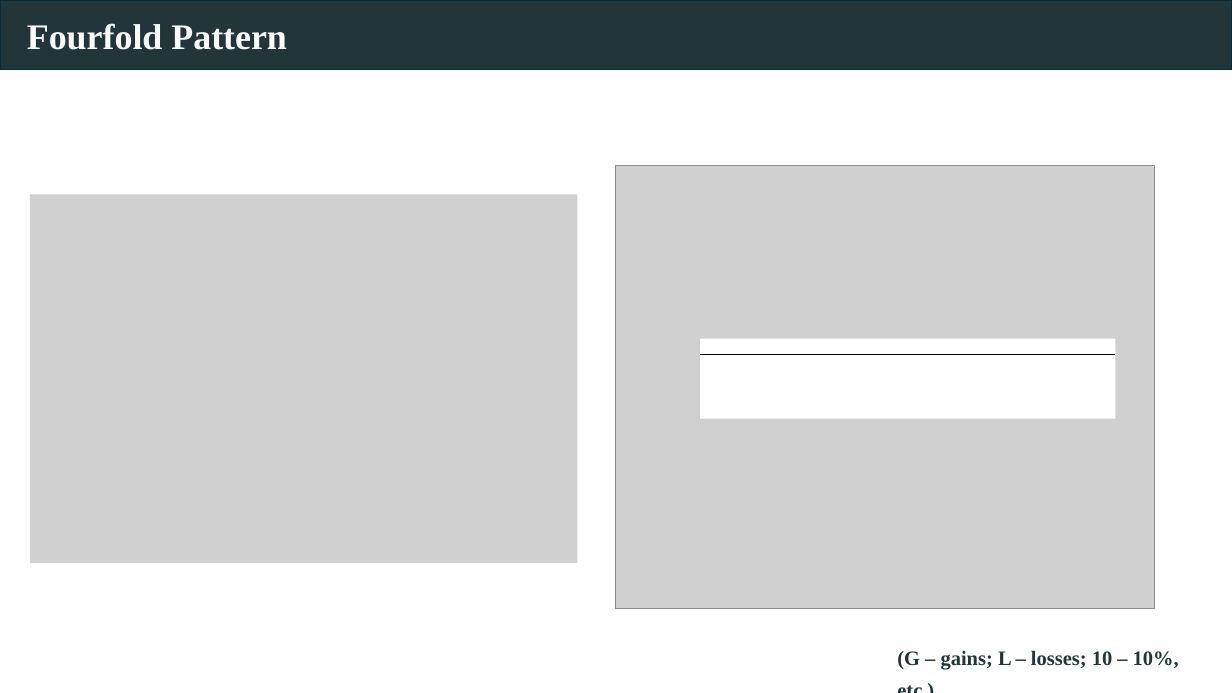
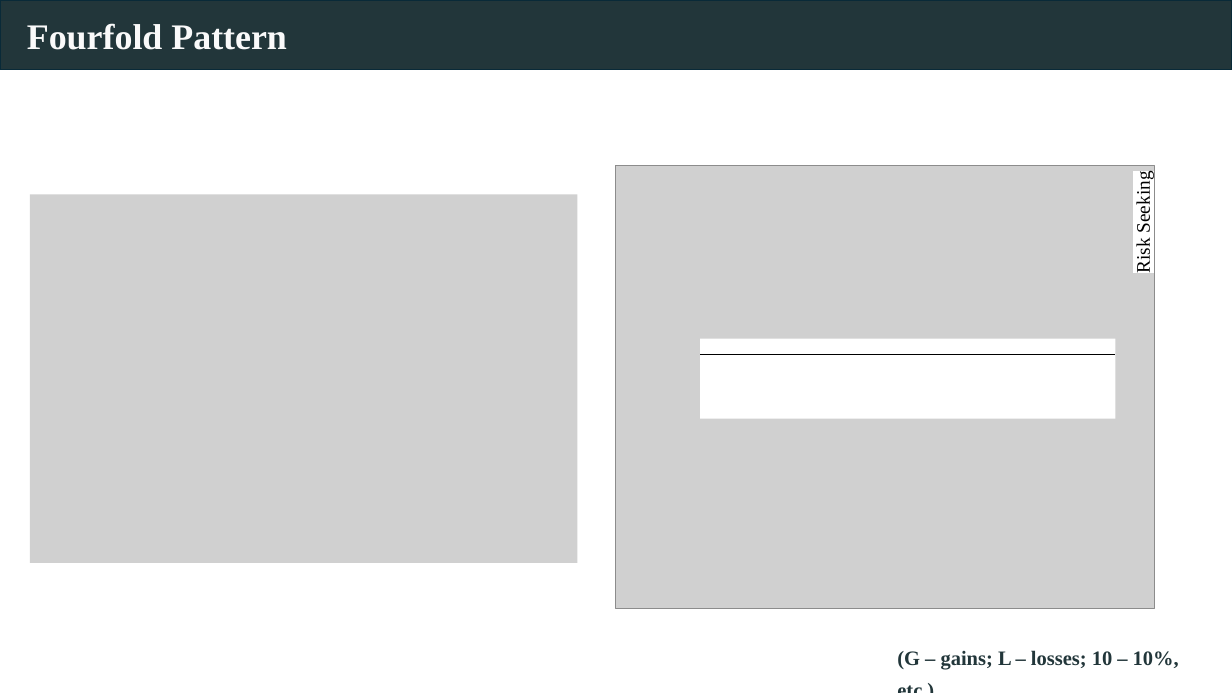
Before and after one commit to Jilong-Wu-Econ/Jilong-Wu-Econ.github.io, a slide deck: slide 3 of bric.pptx. Drawn at 1232x693 pixels with LibreOffice and Linux fonts; fonts in the diff are those of the drawing; grey boxes stand for pictures. Boxes give left, top, right and bottom in pixels: in the first picture for what was removed or moved away, otherwise in the second. Text is boxed around its words. In the diff, an @@ line names an element or a change of style, - is before the commit and + after.

```diff
--- a/bric.pptx
+++ b/bric.pptx
@@ text added at [1133,177,1154,272], 15 pt, text #000000 @@
+Risk Seeking
```
Also in this commit, not shown: 15 other slides changed, 2 slides added.
